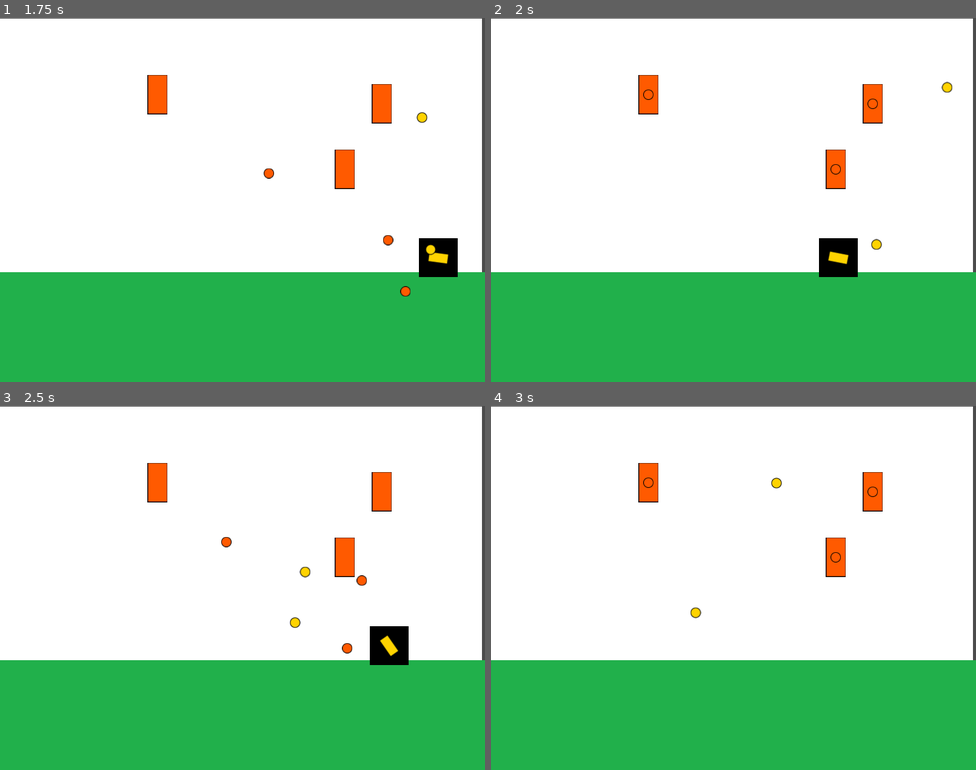
Above: before the commit, frames 1-4 (two rows, left to right).
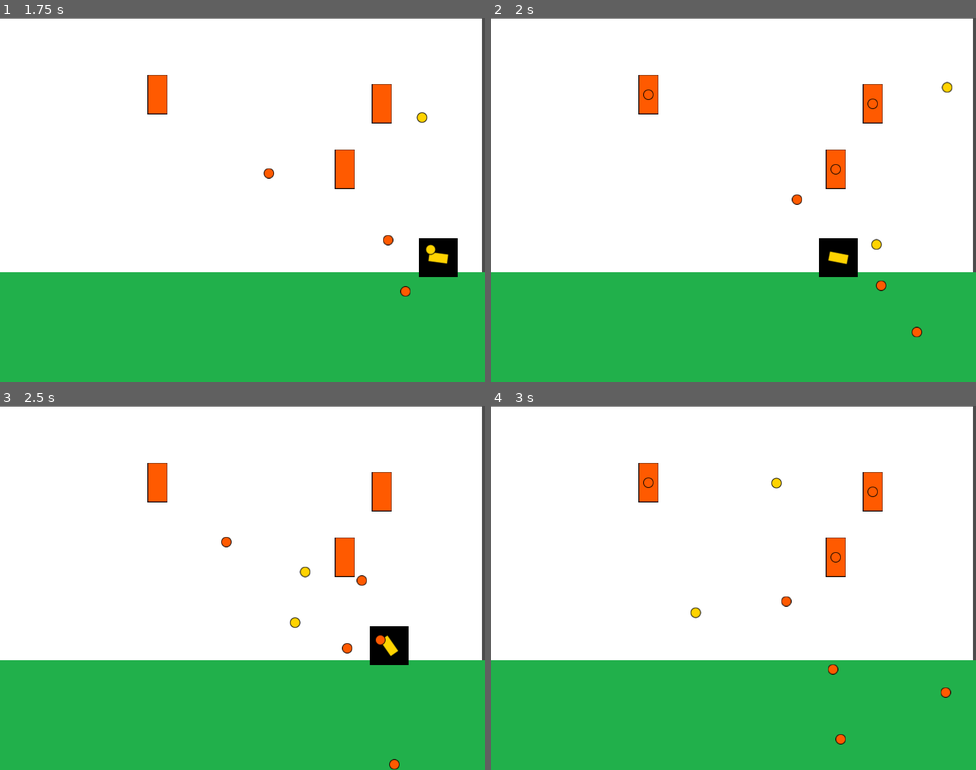
Above: after the commit, the same moments.

Repository: Dova81/entregas-ipv-Calvento-Tobias
Game: Godot game, scene res://Main.tscn
Same seed, same stepped clock (60 frames per second), same inputs: the game is played once before the commit and once after it.
Inputs (mouse positions are in pixels of both pictures, inside the frame that each line leads up to):
- Up to frame 1 (1.75 s): tap Enter at 0.5 s; move the mouse to (349, 181) at 0.52 s; hold D (move_right) 0.53-1.28 s; click (349, 181) at 0.6 s; move the mouse to (145, 218) at 1.27 s; hold A (move_left) from 1.28 s (still down); click (145, 218) at 1.35 s
- Up to frame 2 (2 s): keep holding A (move_left)
- Up to frame 3 (2.5 s): move the mouse to (291, 507) at 2.02 s; release A (move_left) at 2.03 s; hold D (move_right) from 2.03 s (still down); click (291, 507) at 2.1 s
- Up to frame 4 (3 s): keep holding D (move_right); move the mouse to (709, 660) at 2.77 s; click (709, 660) at 2.85 s

Frame 1 is identical in both runs. In frame 2, 0.2% of the frame differs, in the area x 62-89%, y 48-88%; in frame 3, 0.1%; in frame 4, 0.2%, in the area x 59-95%, y 52-93%.

Commit message:
Added despawn on leaving screen

Diff:
--- a/entrega-2-Calvento-Tobias/entities/AbstractProjectile.gd
+++ b/entrega-2-Calvento-Tobias/entities/AbstractProjectile.gd
@@ -12,13 +12,15 @@
 
 func set_starting_values(starting_position:Vector2, direction2:Vector2):
 	global_position = starting_position
-	self.direction	= direction2
 	$Timer.start()
+	self.direction= direction2
 	set_physics_process(true)
 
 func _physics_process(delta):
 	position += direction*speed*delta
 
-
 func _on_Timer_timeout():
 	emit_signal("delete_requested",self)
+
+func _on_VisibilityNotifier2D_screen_exited():
+	queue_free()
--- a/entrega-2-Calvento-Tobias/entities/AbstractProjectile.tscn
+++ b/entrega-2-Calvento-Tobias/entities/AbstractProjectile.tscn
@@ -8,4 +8,7 @@
 
 [node name="Timer" type="Timer" parent="."]
 
+[node name="VisibilityNotifier2D" type="VisibilityNotifier2D" parent="."]
+
 [connection signal="timeout" from="Timer" to="." method="_on_Timer_timeout"]
+[connection signal="screen_exited" from="VisibilityNotifier2D" to="." method="_on_VisibilityNotifier2D_screen_exited"]
--- a/entrega-2-Calvento-Tobias/entities/enemies/EnemyProjectile.tscn
+++ b/entrega-2-Calvento-Tobias/entities/enemies/EnemyProjectile.tscn
@@ -5,3 +5,6 @@
 
 [node name="Projectile" instance=ExtResource( 1 )]
 texture = ExtResource( 2 )
+
+[node name="Timer" parent="." index="0"]
+wait_time = 2.5
--- a/entrega-2-Calvento-Tobias/entities/player/Projectile.tscn
+++ b/entrega-2-Calvento-Tobias/entities/player/Projectile.tscn
@@ -7,7 +7,7 @@
 texture = ExtResource( 2 )
 
 [node name="Timer" parent="." index="0"]
-wait_time = 3.0
-one_shot = true
+wait_time = 2.5
+autostart = true
 
 [connection signal="delete_requested" from="." to="." method="_on_Projectile_delete_requested"]
